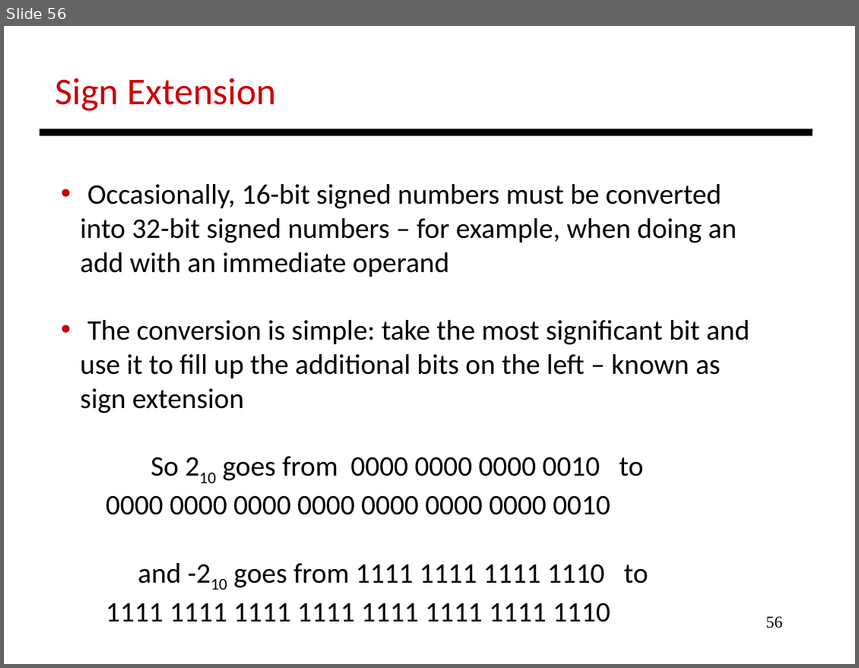
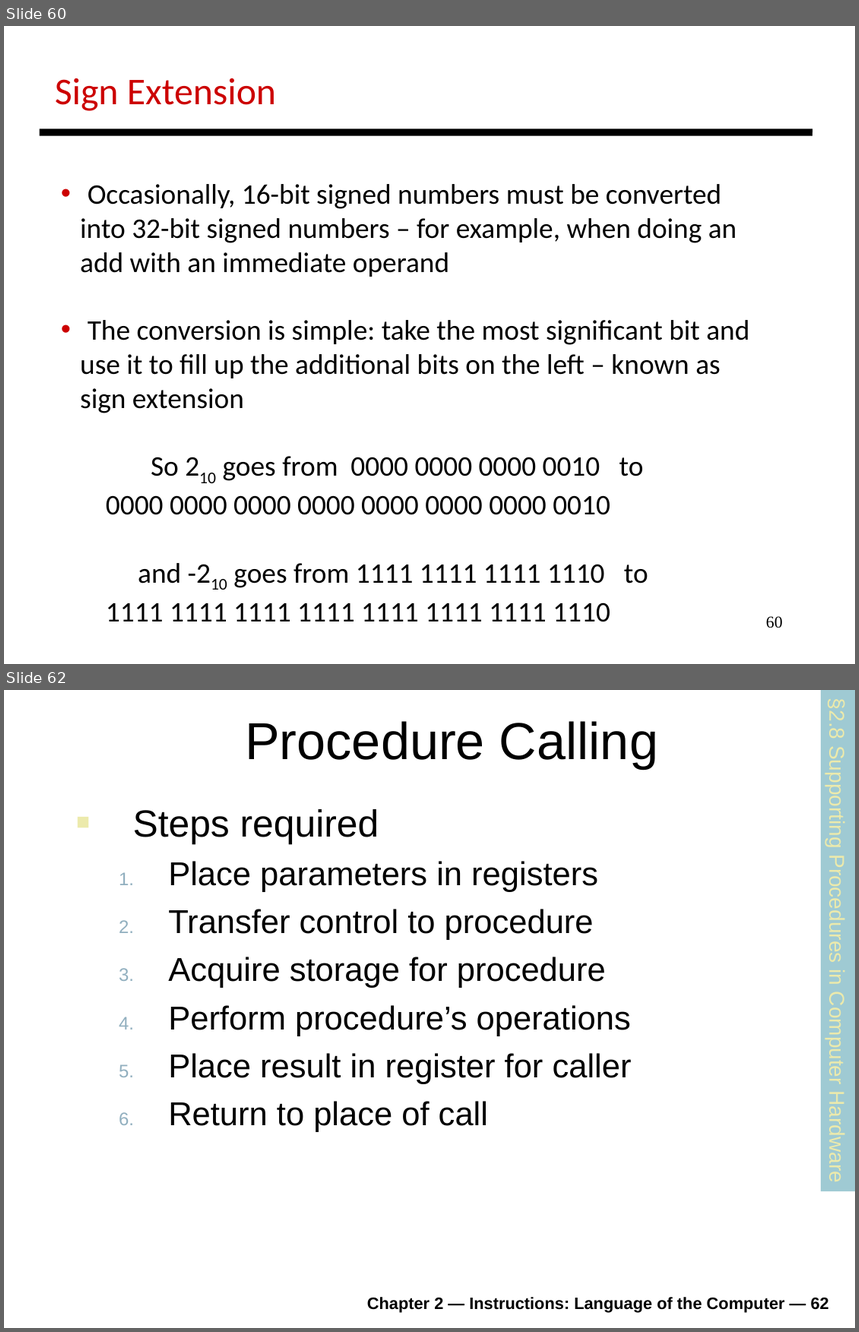
Before and after one commit to antonburtsev/cs3810, a slide deck: lectures/lecture04-mips/lecture-04-mips.odp. Shown one above the other, each under a label of ours: slide 56 before the commit, slides 60 and 62 after it; the slides between them are not shown. The pictures are 859x668 and 859x1332 pixels, drawn with LibreOffice and Linux fonts; fonts in the diff are those of the drawing. Boxes give left, top, right and bottom in pixels: in the first picture for what was removed or moved away, otherwise in the second. Text is boxed around its words. In the diff, an @@ line names an element or a change of style, - is before the commit and + after.

```diff
--- a/lectures/lecture04-mips/lecture-04-mips.odp
+++ b/lectures/lecture04-mips/lecture-04-mips.odp
@@ slide 62 added at (x1=4, y1=690, x2=855, y2=1328), background #FFFFFF @@
@@ rectangle added at (x1=821, y1=690, x2=855, y2=1192), fill #9FCAD3, 18 pt, text #ECEAAC @@
+§2.8 Supporting Procedures in Computer Hardware
@@ title added at (x1=245, y1=721, x2=658, y2=769), 44 pt, text #000000 @@
+Procedure Calling
@@ text added at (x1=133, y1=809, x2=632, y2=1132), 28 pt, text #000000 @@
+■ Steps required
+  1. Place parameters in registers
+  2. Transfer control to procedure
+  3. Acquire storage for procedure
+  4. Perform procedure’s operations
+  5. Place result in register for caller
+  6. Return to place of call
@@ text added at (x1=367, y1=1297, x2=829, y2=1313), 14 pt, text #000000, bold @@
+Chapter 2 — Instructions: Language of the Computer — 62
@@ what was slide 56 is now slide 60 @@
@@ page number at (x1=766, y1=617, x2=783, y2=629): text changed @@
-56
+60
```
Also in this commit, not shown: 2 slides changed, 42 other slides added, 1 slide removed, 2 other files.
